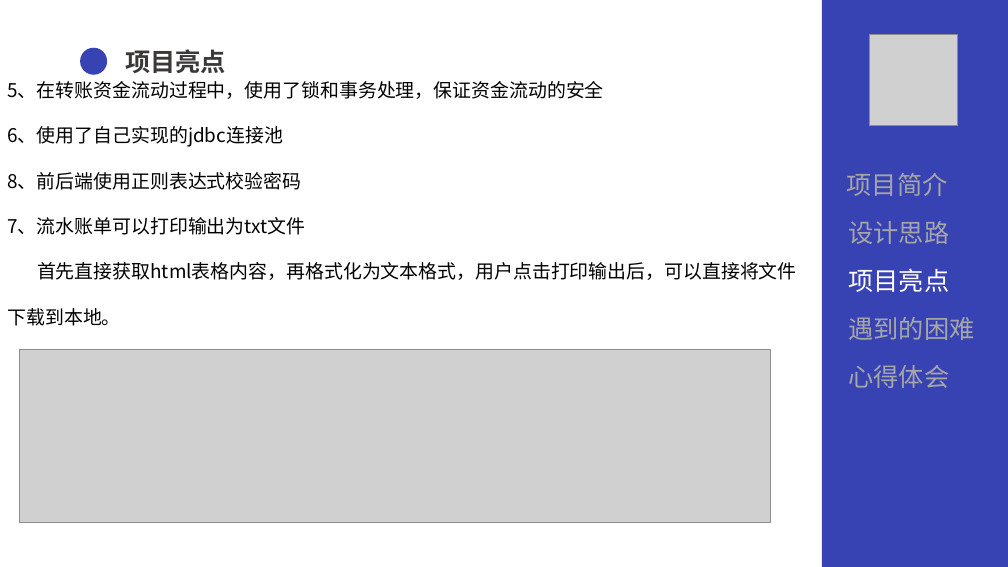
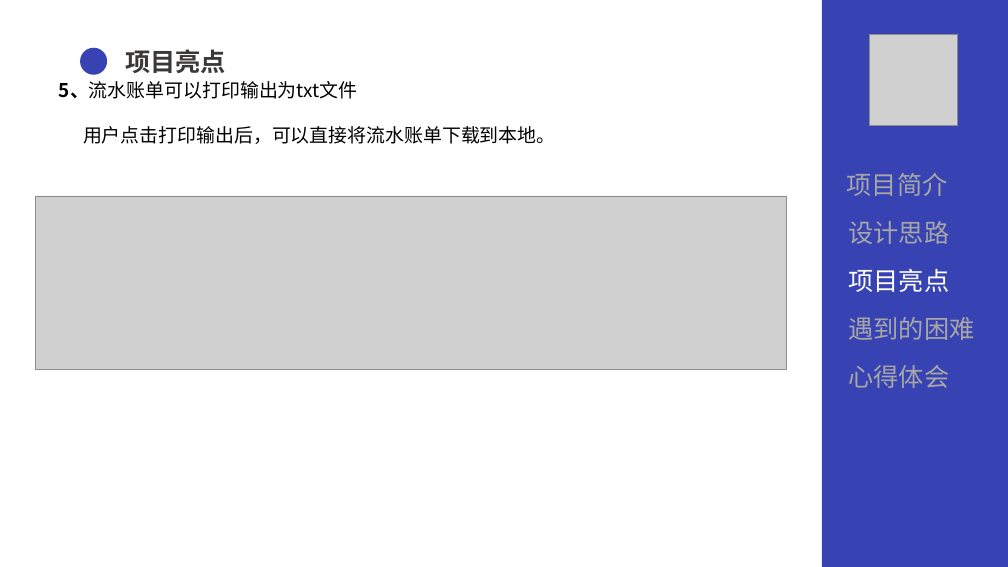
Before and after one commit to fjm0126/Qg-MoneySystem, a slide deck: slide 12 of doucument/QG答辩.pptx. Drawn at 1008x567 pixels with LibreOffice and Linux fonts; fonts in the diff are those of the drawing; grey boxes stand for pictures. Boxes give left, top, right and bottom in pixels: in the first picture for what was removed or moved away, otherwise in the second. Text is boxed around its words. In the diff, an @@ line names an element or a change of style, - is before the commit and + after.

```diff
--- a/doucument/QG答辩.pptx
+++ b/doucument/QG答辩.pptx
@@ text at (59, 81, 555, 144): text changed @@
-5、在转账资金流动过程中，使用了锁和事务处理，保证资金流动的安全
-6、使用了自己实现的jdbc连接池
-8、前后端使用正则表达式校验密码
-7、流水账单可以打印输出为txt文件
-首先直接获取html表格内容，再格式化为文本格式，用户点击打印输出后，可以直接将文件
-下载到本地。
+5、流水账单可以打印输出为txt文件
+用户点击打印输出后，可以直接将流水账单下载到本地。
@@ picture: place and size @@
-picture at (19, 349, 771, 523)
+picture at (36, 196, 787, 369)
```
Also in this commit, not shown: 10 other slides changed, 1 other file.
